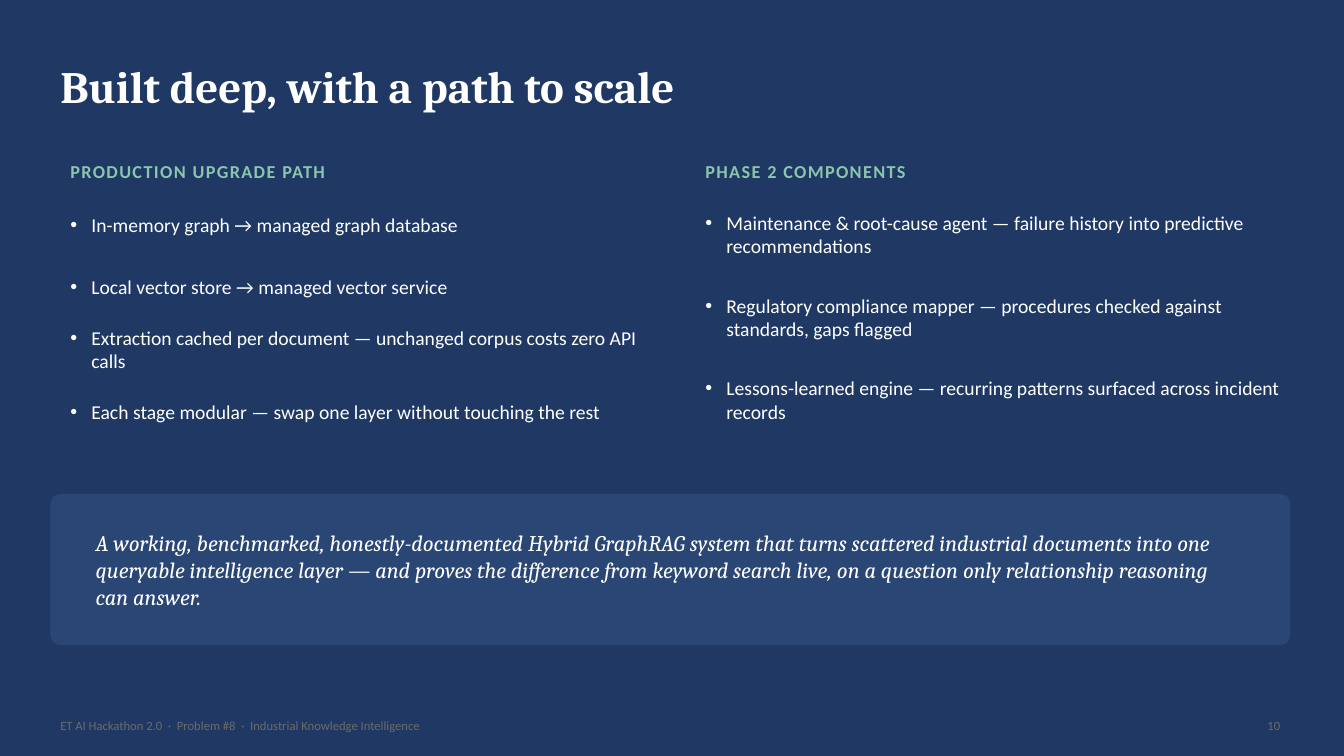
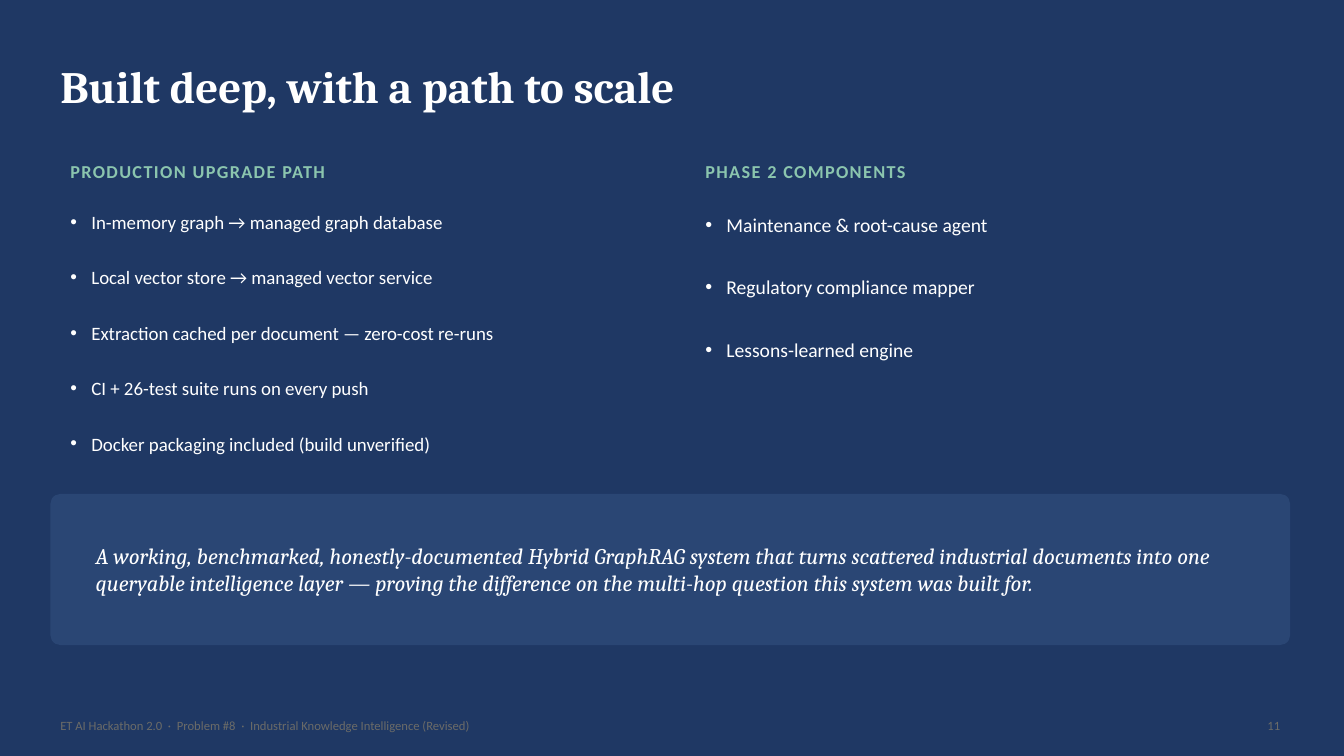
Before and after one commit to JOTHEESS/ET_HACKATHLAON-, a slide deck: slide 11 of Industrial_Knowledge_Intelligence_Deck.pptx (slide 10 before the commit). Drawn at 1344x756 pixels with LibreOffice and Linux fonts; fonts in the diff are those of the drawing. Boxes give left, top, right and bottom in pixels: in the first picture for what was removed or moved away, otherwise in the second. Text is boxed around its words. In the diff, an @@ line names an element or a change of style, - is before the commit and + after.

Commit message:
Update detailed document and deck with verified hardening-pass metrics (Q01 1.00, overall 0.83/0.81 @12, 0.70/0.76 @5)

```diff
--- a/Industrial_Knowledge_Intelligence_Deck.pptx
+++ b/Industrial_Knowledge_Intelligence_Deck.pptx
@@ text "In-memory graph → managed graph ..." at bbox=[91, 216, 442, 233]: size 14 to 13.5 pt @@
@@ text at bbox=[726, 218, 988, 236]: text changed @@
-• Maintenance & root-cause agent — failure history into predictive recommendations
+• Maintenance & root-cause agent
@@ text "Local vector store → managed ..." at bbox=[91, 271, 433, 288]: size 14 to 13.5 pt @@
@@ text "Local vector store → managed ...": place and size @@
-text "Local vector store → managed ..." at bbox=[91, 280, 447, 298]
+text "Local vector store → managed ..." at bbox=[91, 271, 433, 288]
@@ text at bbox=[726, 280, 974, 298]: text changed @@
-• Regulatory compliance mapper — procedures checked against standards, gaps flagged
+• Regulatory compliance mapper
@@ text at bbox=[91, 327, 493, 343]: text changed; size 14 to 13.5 pt @@
-• Extraction cached per document — unchanged corpus costs zero API calls
+• Extraction cached per document — zero-cost re-runs
@@ text at bbox=[726, 343, 913, 361]: text changed @@
-• Lessons-learned engine — recurring patterns surfaced across incident records
+• Lessons-learned engine
@@ text added at bbox=[91, 382, 369, 398], 13.5 pt, text #FFFFFF @@
+• CI + 26-test suite runs on every push
@@ text removed at bbox=[91, 405, 599, 423] @@
-• Each stage modular — swap one layer without touching the rest
@@ text added at bbox=[91, 437, 430, 455], 13.5 pt, text #FFFFFF @@
+• Docker packaging included (build unverified)
@@ text at bbox=[96, 548, 1209, 596]: text changed @@
-A working, benchmarked, honestly-documented Hybrid GraphRAG system that turns scattered industrial documents into one queryable intelligence layer — and proves the difference from keyword search live, on a question only relationship reasoning can answer.
+A working, benchmarked, honestly-documented Hybrid GraphRAG system that turns scattered industrial documents into one queryable intelligence layer — proving the difference on the multi-hop question this system was built for.
@@ text at bbox=[60, 721, 469, 732]: text changed @@
-ET AI Hackathon 2.0 · Problem #8 · Industrial Knowledge Intelligence
+ET AI Hackathon 2.0 · Problem #8 · Industrial Knowledge Intelligence (Revised)
@@ text at bbox=[1267, 722, 1280, 730]: text changed @@
-10
+11
```
Also in this commit, not shown: 9 other slides changed, 1 slide added, 1 other file.
